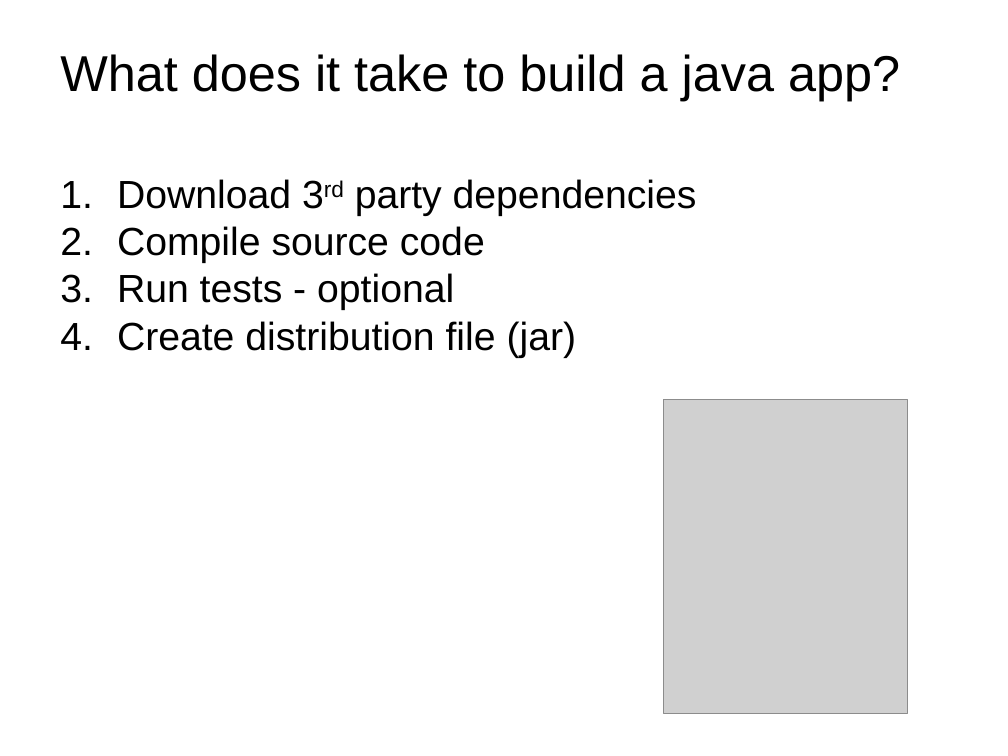
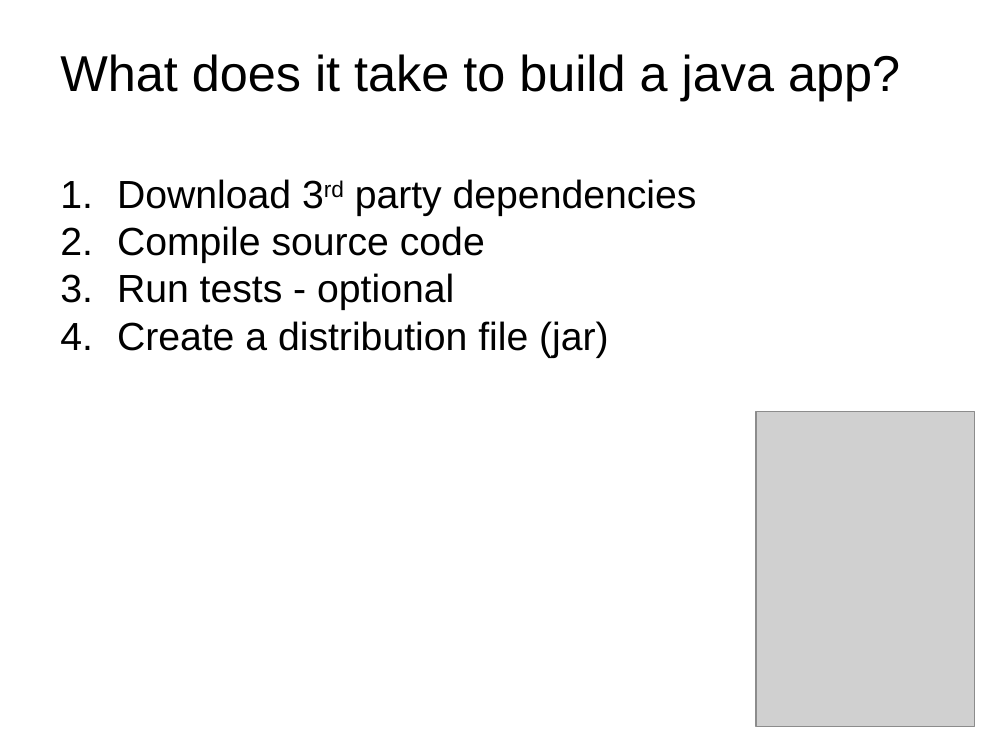
Before and after one commit to kob-aha/gradle-presentation, a slide deck: slide 6 of presentation/Introduction to Gradle.pptx. Drawn at 1008x756 pixels with LibreOffice and Linux fonts; fonts in the diff are those of the drawing; grey boxes stand for pictures; background and template pictures are left out. Boxes give left, top, right and bottom in pixels: in the first picture for what was removed or moved away, otherwise in the second. Text is boxed around its words. In the diff, an @@ line names an element or a change of style, - is before the commit and + after.

```diff
--- a/presentation/Introduction to Gradle.pptx
+++ b/presentation/Introduction to Gradle.pptx
@@ text at (x1=117, y1=321, x2=609, y2=358): text changed @@
-4. Create distribution file (jar)
+4. Create a distribution file (jar)
@@ picture removed at (x1=663, y1=399, x2=907, y2=714) @@
@@ picture added at (x1=756, y1=411, x2=975, y2=726) @@
```
Also in this commit, not shown: 7 other slides changed, 1 slide added, 10 other files.
